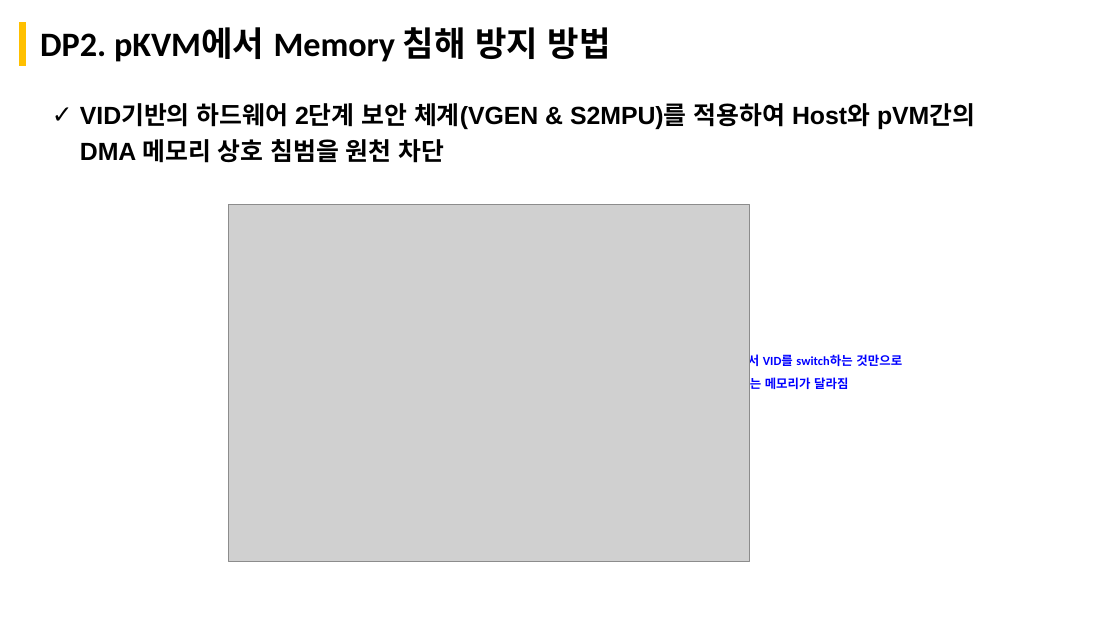
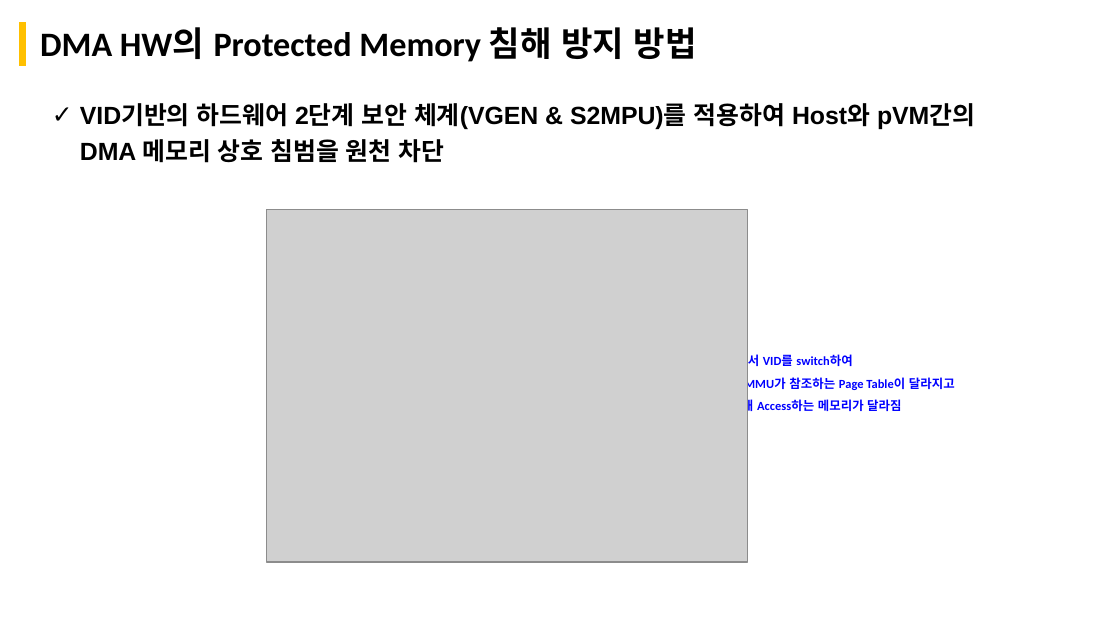
Before and after one commit to boram1288/test-p, a slide deck: slide 17 of ppt/SW_Architect_개인과제_appendix.pptx (slide 18 before the commit). Drawn at 1120x630 pixels with LibreOffice and Linux fonts; fonts in the diff are those of the drawing; grey boxes stand for pictures. Boxes give left, top, right and bottom in pixels: in the first picture for what was removed or moved away, otherwise in the second. Text is boxed around its words. In the diff, an @@ line names an element or a change of style, - is before the commit and + after.

```diff
--- a/ppt/SW_Architect_개인과제_appendix.pptx
+++ b/ppt/SW_Architect_개인과제_appendix.pptx
@@ title at box(40, 27, 697, 62): text changed @@
-DP2. pKVM에서 Memory 침해 방지 방법
+DMA HW의 Protected Memory 침해 방지 방법
@@ picture: place and size @@
-picture at box(228, 205, 749, 562)
+picture at box(267, 209, 748, 562)
@@ text at box(730, 352, 955, 414): text changed @@
-VGEN 에서 VID를 switch하는 것만으로 Access하는 메모리가 달라짐
+VGEN 에서 VID를 switch하여
+Stage 2 MMU가 참조하는 Page Table이 달라지고
+이로 인해 Access하는 메모리가 달라짐
```
Also in this commit, not shown: 1 slide removed, 44 other files.
